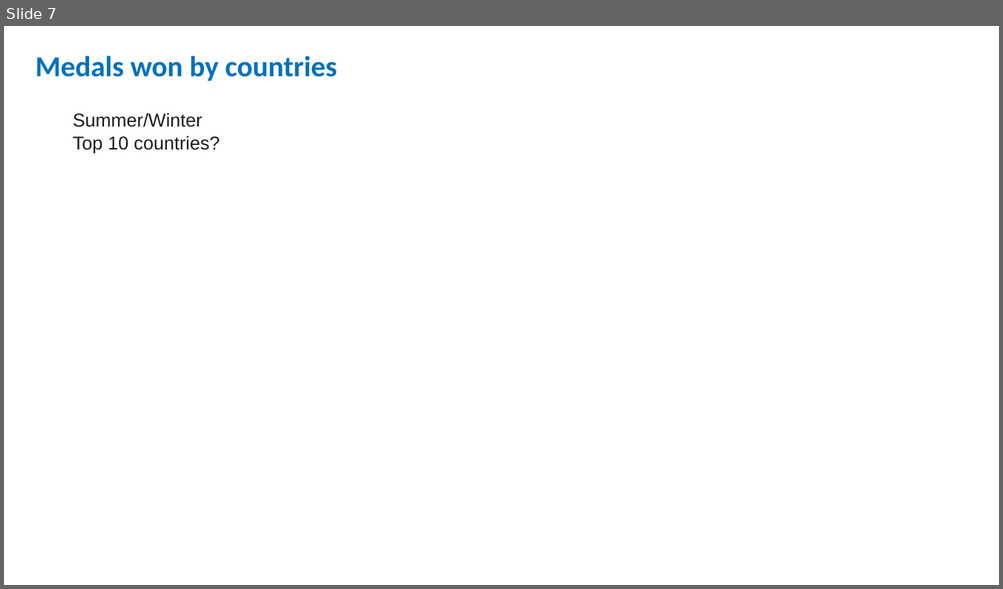
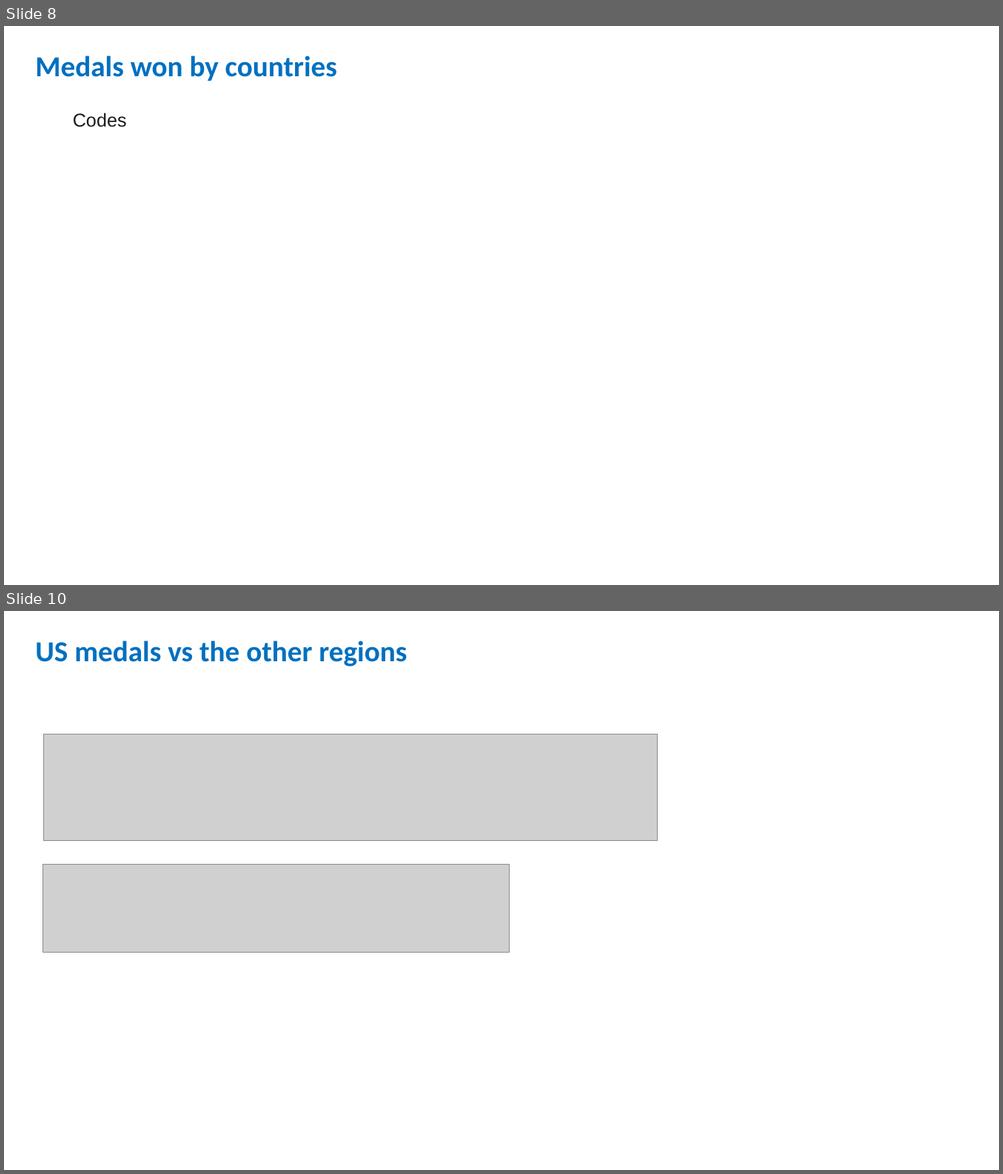
Before and after one commit to sissa81/project1, a slide deck: olympics by wildcats.pptx. Shown one above the other, each under a label of ours: slide 7 before the commit, slides 8 and 10 after it; the slides between them are not shown. The pictures are 1003x589 and 1003x1174 pixels, drawn with LibreOffice and Linux fonts; fonts in the diff are those of the drawing; grey boxes stand for pictures. Boxes give left, top, right and bottom in pixels: in the first picture for what was removed or moved away, otherwise in the second. Text is boxed around its words. In the diff, an @@ line names an element or a change of style, - is before the commit and + after.

```diff
--- a/olympics by wildcats.pptx
+++ b/olympics by wildcats.pptx
@@ slide 10 added at box(4, 611, 999, 1170), background #FFFFFF @@
@@ text added at box(35, 641, 407, 667), 28 pt, text #0070C0, bold @@
+US medals vs the other regions
@@ picture added at box(43, 734, 657, 841) @@
@@ picture added at box(43, 865, 510, 953) @@
@@ what was slide 7 is now slide 8 @@
@@ slide 8 changed as well @@
@@ text at box(73, 113, 127, 127): text changed @@
-Summer/Winter
-Top 10 countries?
+Codes
```
Also in this commit, not shown: 5 other slides changed, 5 other slides added, 3 slides removed.
